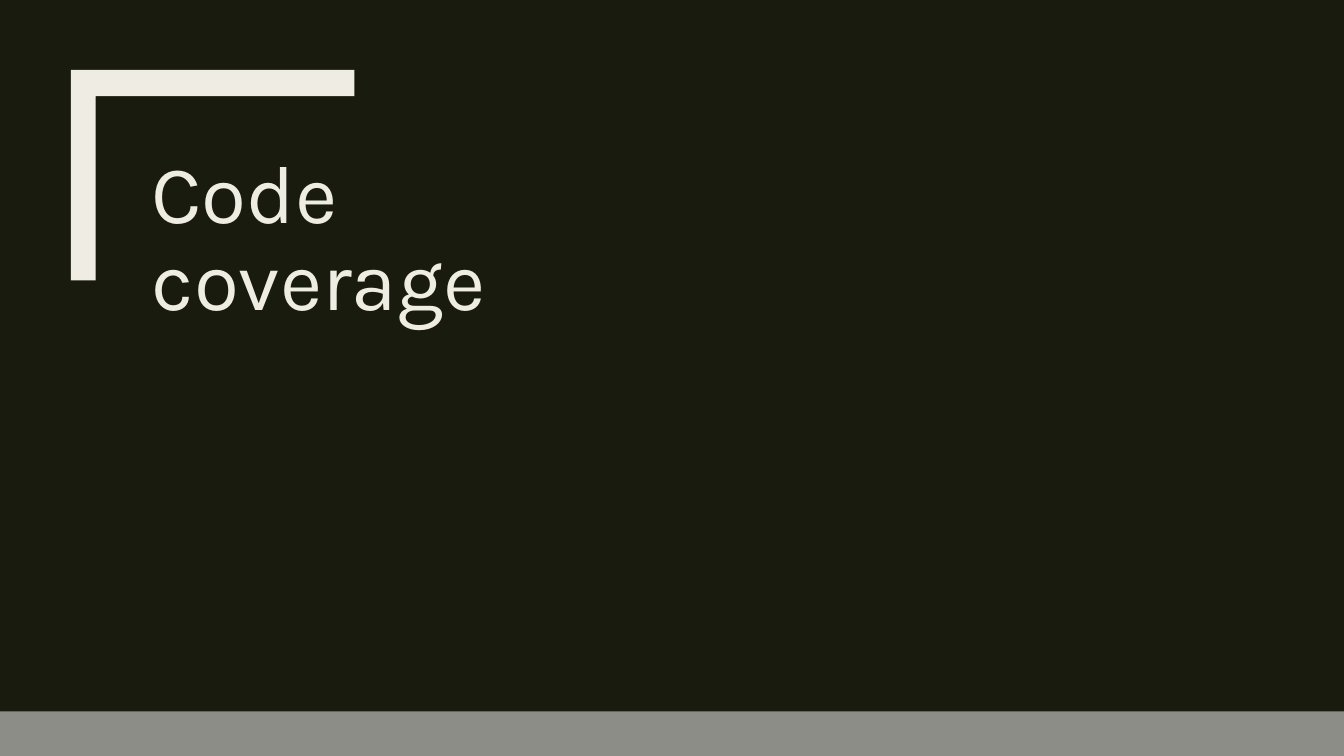
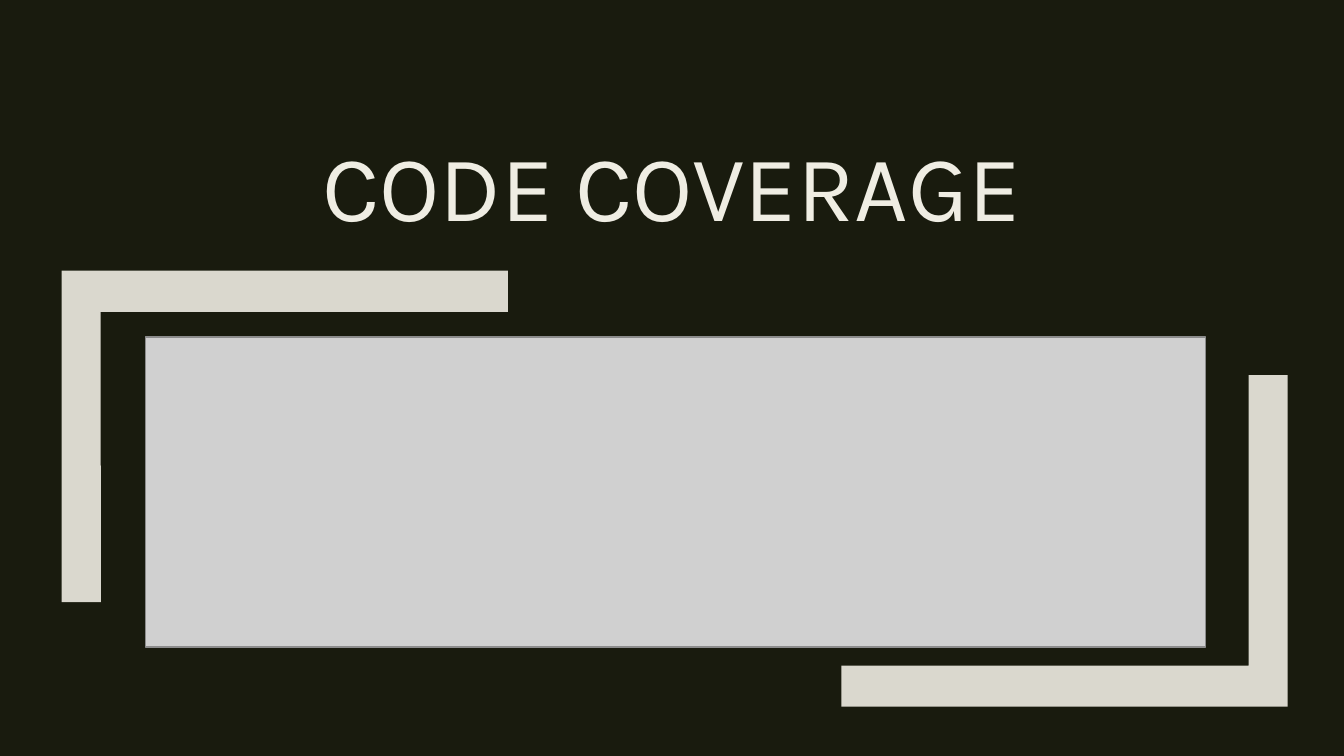
Before and after one commit to 7UsmanS/Java-TetrisTest-master, a slide deck: slide 6 of Java-TetrisTest-master/documentation/Presentation - Group.pptx. Drawn at 1344x756 pixels with LibreOffice and Linux fonts; fonts in the diff are those of the drawing; grey boxes stand for pictures. Boxes give left, top, right and bottom in pixels: in the first picture for what was removed or moved away, otherwise in the second. Text is boxed around its words. In the diff, an @@ line names an element or a change of style, - is before the commit and + after.

```diff
--- a/Java-TetrisTest-master/documentation/Presentation - Group.pptx
+++ b/Java-TetrisTest-master/documentation/Presentation - Group.pptx
@@ rectangle removed at (x1=52, y1=0, x2=78, y2=755) @@
@@ rectangle added at (x1=52, y1=0, x2=78, y2=755), fill #EFEDE3 @@
@@ freeform shape removed at (x1=71, y1=70, x2=355, y2=281) @@
@@ title "CODE COVERAGE" at (x1=322, y1=161, x2=1021, y2=222): vertical alignment top to bottom @@
@@ title at (x1=322, y1=161, x2=1021, y2=222): text changed; size 44 to 50 pt @@
-Code coverage
+CODE COVERAGE
@@ freeform shape added at (x1=62, y1=271, x2=509, y2=603), fill #EFEDE3 at 90% opacity @@
@@ picture added at (x1=145, y1=337, x2=1206, y2=648) @@
@@ freeform shape added at (x1=842, y1=376, x2=1288, y2=708), fill #EFEDE3 at 90% opacity @@
@@ rectangle removed at (x1=0, y1=711, x2=1344, y2=755) @@
```
Also in this commit, not shown: 1 other slide changed.
